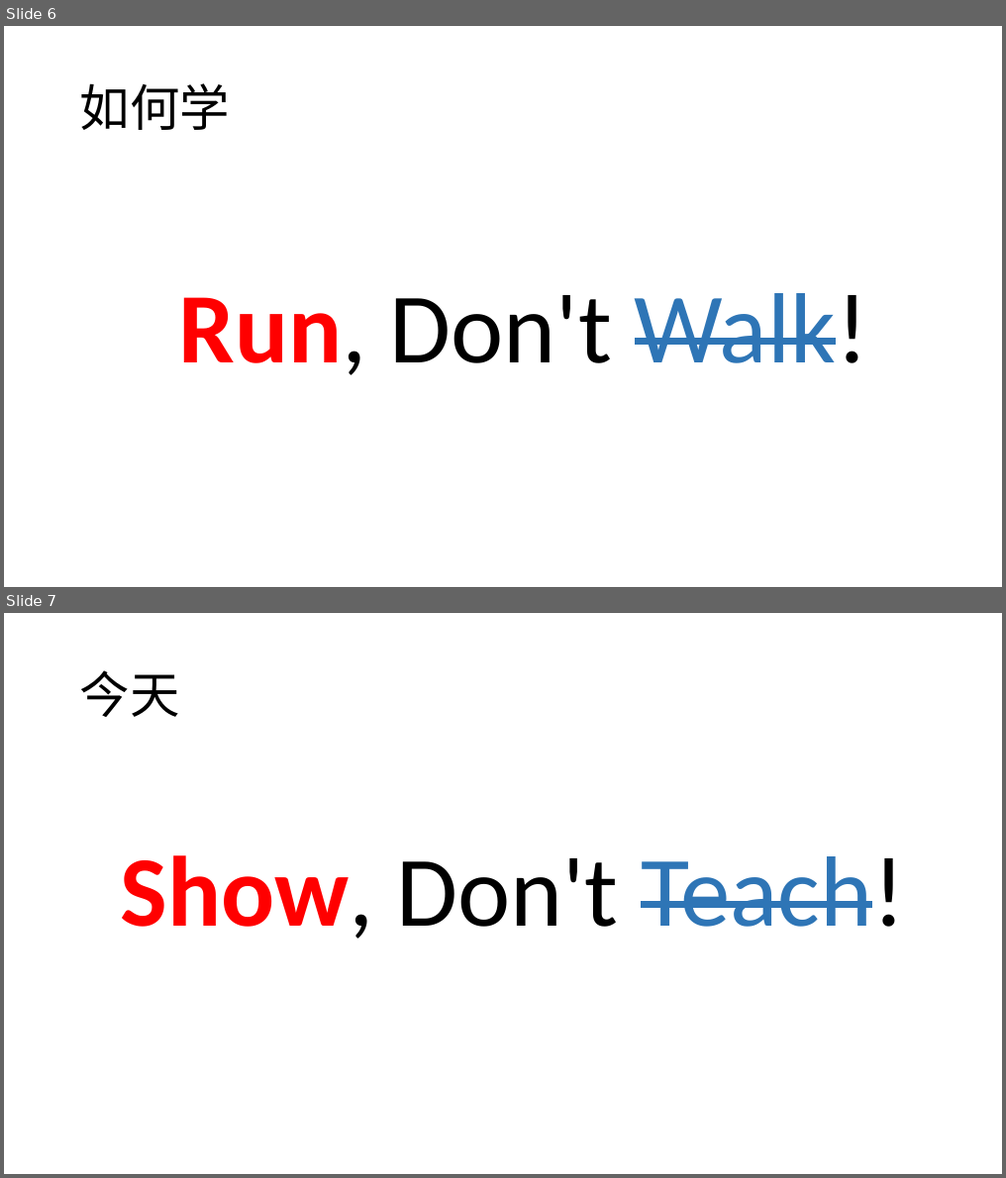
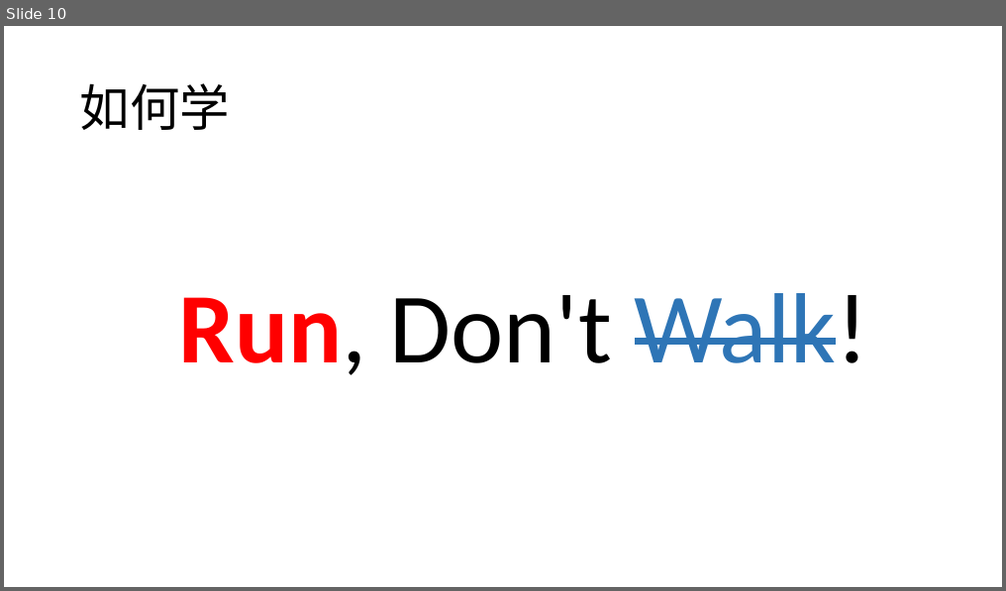
Before and after one commit to Jasper-Li/PythonTutorial, a slide deck: ppt/20分钟入门Python_上_李兴贺_20210619.pptx. Shown one above the other, each under a label of ours: slides 6 and 7 before the commit, slide 10 after it. The pictures are 1006x1178 and 1006x591 pixels, drawn with LibreOffice and Linux fonts; fonts in the diff are those of the drawing. Boxes give left, top, right and bottom in pixels: in the first picture for what was removed or moved away, otherwise in the second. Text is boxed around its words. In the diff, an @@ line names an element or a change of style, - is before the commit and + after.

```diff
--- a/ppt/20分钟入门Python_上_李兴贺_20210619.pptx
+++ b/ppt/20分钟入门Python_上_李兴贺_20210619.pptx
@@ slide 7 removed at (4,613,1002,1174), background #FFFFFF @@
@@ text removed at (80,670,180,717) @@
-今天
@@ title removed at (121,856,905,939) @@
-Show, Don't Teach!
@@ what was slide 6 is now slide 10 @@
```
Also in this commit, not shown: 4 slides changed, 4 slides added.
